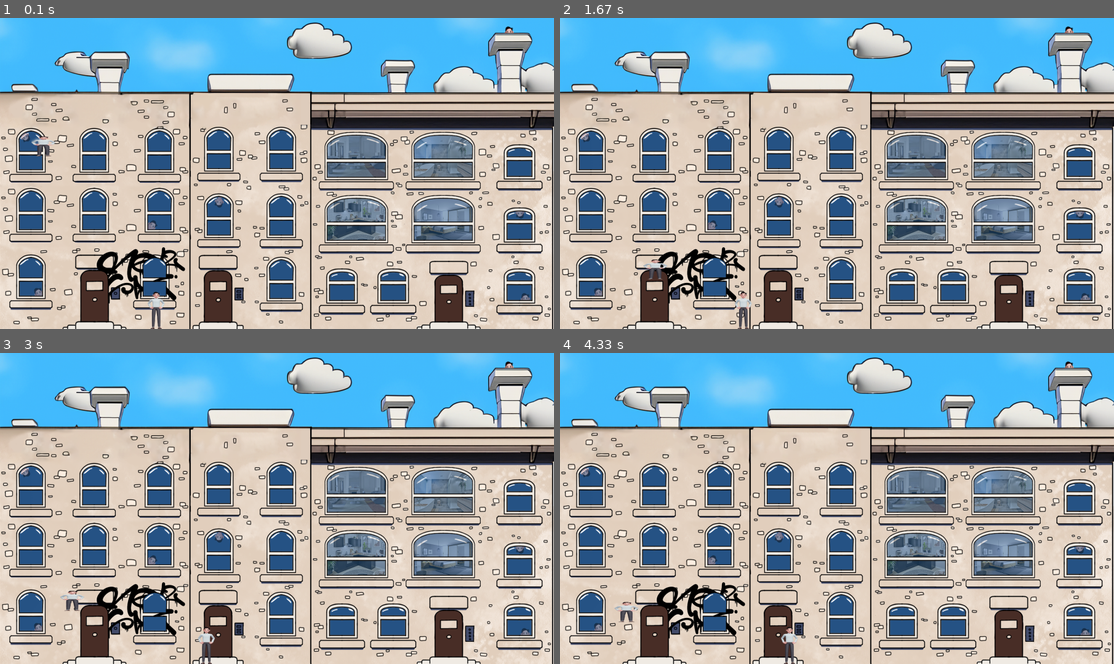
Above: before the commit, frames 1-4 (two rows, left to right).
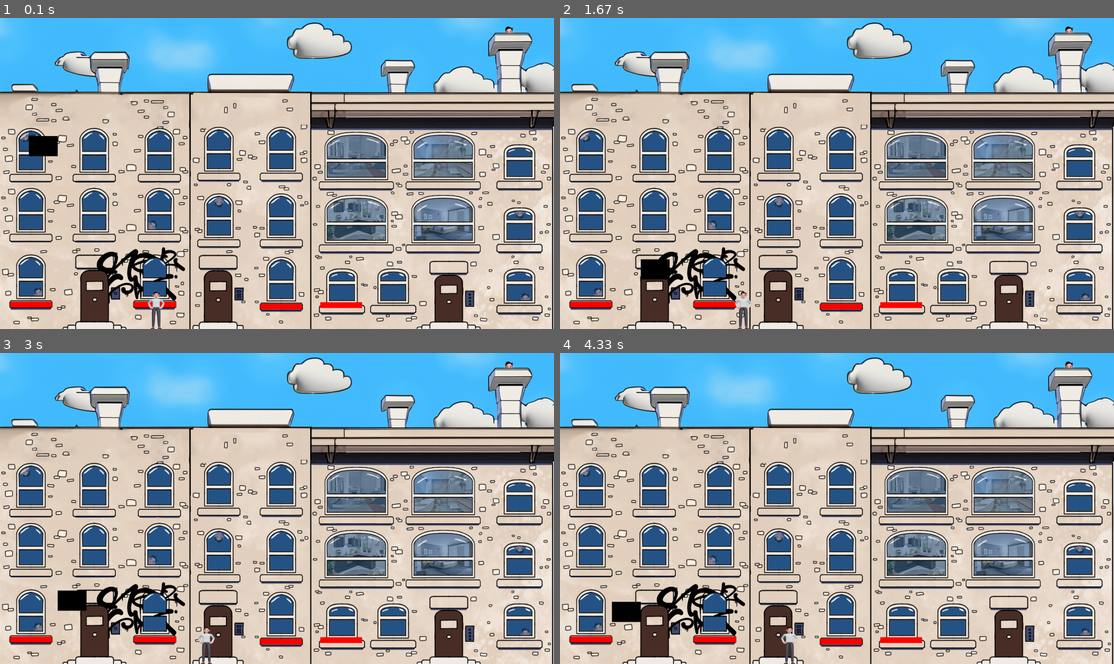
Above: after the commit, the same moments.

Repository: GEThub2807/MiniStudio
Game: pygame game, started from Main Test.py
Two runs of this game, one before a commit and one after it. Both use one fixed random seed, a clock stepped at 60 frames per second and the inputs below.
Inputs:
- Up to frame 1 (0.1 s): no input
- Up to frame 2 (1.67 s): hold Right 0.33-0.8 s; hold Right 0.83-1.3 s; tap Space at 0.9, 1.2, 1.4 s; hold Left from 1.33 s (still down)
- Up to frame 3 (3 s): tap Space at 1.7, 2.3, 2.6, 2.73 s; release Left at 1.87 s; hold Left 2.23-2.63 s; hold Right from 2.67 s (still down)
- Up to frame 4 (4.33 s): tap Space at 3.03, 3.4, 3.8, 4.1, 4.3 s; release Right at 3.3 s; hold Down 3.33-3.7 s; hold Left 3.73-4.2 s; hold Right from 4.23 s (still down)

The runs differ from the first frame. In frame 1, 0.9% of the frame differs, in the area x 1-66%, y 37-94%; in frame 2, 0.9%; in frame 3, 1.0%; in frame 4, 1.0%, in the area x 1-66%, y 79-94%.

Commit message:
Update Main Test.py

Diff:
--- a/Main Test.py
+++ b/Main Test.py
@@ -43,7 +43,6 @@
         pygame.sprite.Sprite.__init__(self)
         self.image = pygame.Surface((PLATEFORME_LARGEUR, PLATEFORME_HAUTEUR))
         self.image.fill (COLOR) # Remplir la surface avec la couleur définie
-        pygame.display.flip()
         self.rect = self.image.get_rect()
         self.rect.x = x
         self.rect.y = y
@@ -83,7 +82,8 @@
 
 plateforme_positions = [(35, HAUTEUR - PLATEFORME_HAUTEUR - 75),
                         (465, HAUTEUR - PLATEFORME_HAUTEUR - 75),
-                        (850, HAUTEUR - PLATEFORME_HAUTEUR - 75),
+                        (902, HAUTEUR - PLATEFORME_HAUTEUR - 68),
+                        (1110, HAUTEUR - PLATEFORME_HAUTEUR - 73),
                         # Ajoutez autant de positions de plateformes que vous le souhaitez
                         ]
 
@@ -234,7 +234,9 @@
 
     # Afficher le personnage à sa position actuelle
     fenetre.blit(personnage, (position_x, position_y))
+    pygame.draw.rect(fenetre, (0, 0, 0), personnage_rect)
     for plateforme in plateformes:
+        pygame.draw.rect(fenetre, COLOR, plateforme.rect)
         if PlateformCollision(plateforme.rect, personnage_rect):
             position_y = plateforme.rect.top - PERSONNAGE_HAUTEUR
             onGround = True
